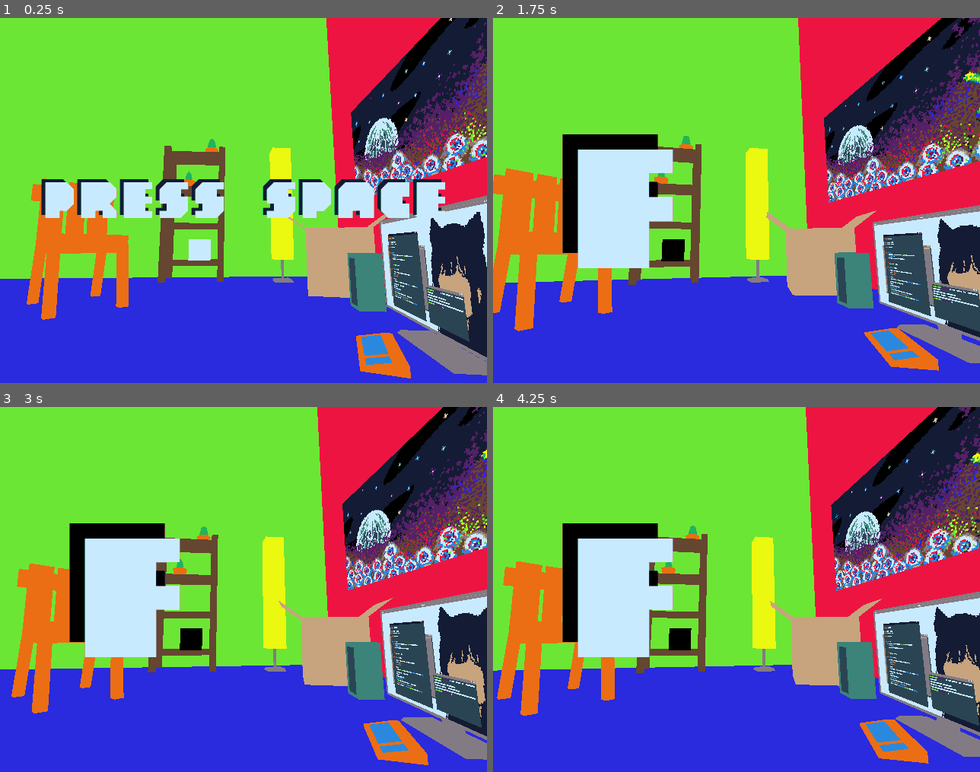
Above: before the commit, frames 1-4 (two rows, left to right).
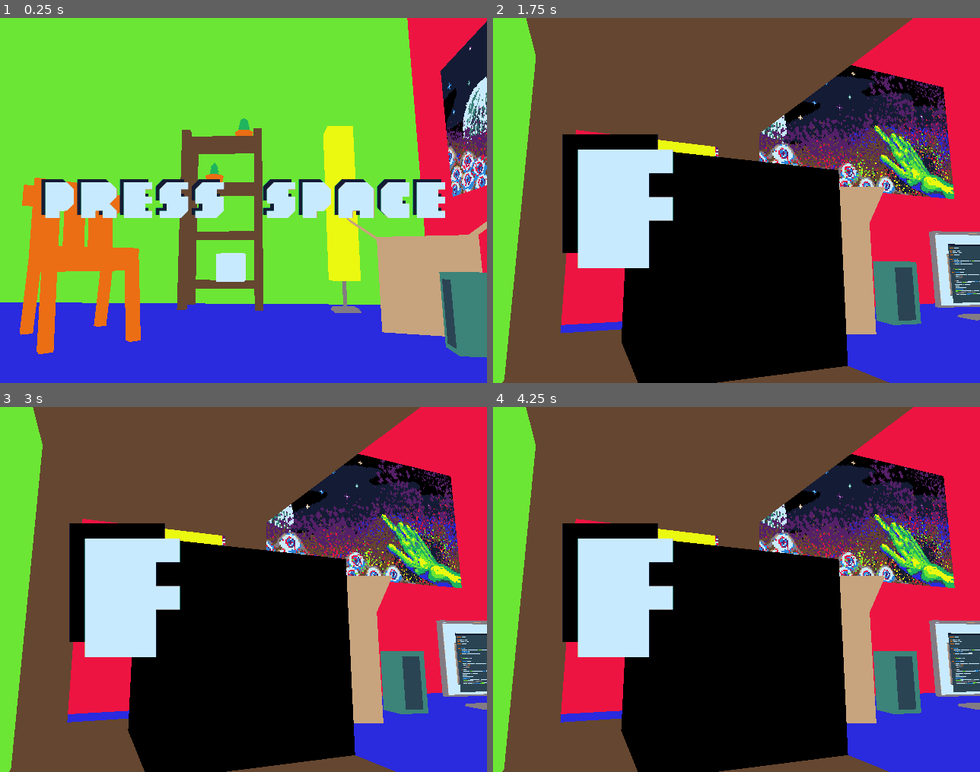
Above: after the commit, the same moments.

Repository: eliseSchultz/rhythm-cube
Game: Godot game, scene res://scenes/Global.tscn
The game is run twice, just before and just after one commit, with the same random seed, the same clock (stepped at 60 frames per second) and the same inputs. Sound files missing from this copy of the repository are replaced by a short silence.
Inputs (mouse positions are in pixels of both pictures, inside the frame that each line leads up to):
- Up to frame 1 (0.25 s): no input
- Up to frame 2 (1.75 s): tap Space at 0.5 s; move the mouse to (843, 182) at 0.52 s; hold Right (RIGHT_HIT) 0.53-1.28 s; tap Enter (ui_accept) at 0.6, 0.77, 1.07, 1.35, 1.52 s; click (843, 182) at 0.67 s; move the mouse to (639, 218) at 1.27 s; hold Left (LEFT_HIT) from 1.28 s (still down)
- Up to frame 3 (3 s): tap Enter (ui_accept) at 1.82, 2.1, 2.75, 2.85 s; move the mouse to (292, 509) at 2.02 s; release Left (LEFT_HIT) at 2.03 s; hold Right (RIGHT_HIT) from 2.03 s (still down); move the mouse to (219, 662) at 2.77 s; click (219, 662) at 2.92 s
- Up to frame 4 (4.25 s): tap Enter (ui_accept) at 3.02, 3.32, 3.6, 3.77, 4.07 s; move the mouse to (882, 644) at 3.52 s; release Right (RIGHT_HIT) at 3.53 s; hold Left (LEFT_HIT) from 3.53 s (still down)

The runs differ from the first frame. In frame 1, 39% of the frame differs, in the area x 0-100%, y 0-99%; in frame 2, 81%, in the area x 0-100%, y 0-100%; in frame 3, 81%; in frame 4, 81%.

Commit message:
camera work and fixed a bug where a missed note would count twice too quickly

Diff:
--- a/scenes/Global.tscn
+++ b/scenes/Global.tscn
@@ -26,6 +26,7 @@
 
 [node name="Camera" parent="Viewport/MainMenu/MainMenuVP" index="1"]
 transform = Transform( 0.0691297, 0.16388, 0.984055, 7.1806e-09, 0.986415, -0.164273, -0.997608, 0.0113561, 0.0681905, -1.99891, 1.33994, -3.71332 )
+fov = 53.0
 
 [node name="MainMenuVP" parent="Viewport/MainMenu" instance=ExtResource( 2 )]
 
--- a/scenes/MainMenuVP.tscn
+++ b/scenes/MainMenuVP.tscn
@@ -147,6 +147,374 @@
 "points": PoolRealArray( 4.17084e-07, -0.25, 0, 0.25, 0 ),
 "times": PoolRealArray( 0 )
 }
+tracks/6/type = "bezier"
+tracks/6/path = NodePath(".:fov")
+tracks/6/interp = 1
+tracks/6/loop_wrap = true
+tracks/6/imported = false
+tracks/6/enabled = true
+tracks/6/keys = {
+"points": PoolRealArray( 53, -0.25, 0, 0.25, 0 ),
+"times": PoolRealArray( 0 )
+}
+
+[sub_resource type="Animation" id=48]
+resource_name = "beginning_angle"
+length = 2.0
+loop = true
+tracks/0/type = "bezier"
+tracks/0/path = NodePath(".:translation:x")
+tracks/0/interp = 1
+tracks/0/loop_wrap = true
+tracks/0/imported = false
+tracks/0/enabled = true
+tracks/0/keys = {
+"points": PoolRealArray( -4.91059, -0.25, 0, 0.25, 0 ),
+"times": PoolRealArray( 0 )
+}
+tracks/1/type = "bezier"
+tracks/1/path = NodePath(".:translation:y")
+tracks/1/interp = 1
+tracks/1/loop_wrap = true
+tracks/1/imported = false
+tracks/1/enabled = true
+tracks/1/keys = {
+"points": PoolRealArray( 1.29995, -0.25, 0, 0.25, 0 ),
+"times": PoolRealArray( 0 )
+}
+tracks/2/type = "bezier"
+tracks/2/path = NodePath(".:translation:z")
+tracks/2/interp = 1
+tracks/2/loop_wrap = true
+tracks/2/imported = false
+tracks/2/enabled = true
+tracks/2/keys = {
+"points": PoolRealArray( -3.1519, -0.25, 0, 0.25, 0 ),
+"times": PoolRealArray( 0 )
+}
+tracks/3/type = "bezier"
+tracks/3/path = NodePath(".:rotation_degrees:x")
+tracks/3/interp = 1
+tracks/3/loop_wrap = true
+tracks/3/imported = false
+tracks/3/enabled = true
+tracks/3/keys = {
+"points": PoolRealArray( 9.455, -0.25, 0, 0.25, 0 ),
+"times": PoolRealArray( 0 )
+}
+tracks/4/type = "bezier"
+tracks/4/path = NodePath(".:rotation_degrees:y")
+tracks/4/interp = 1
+tracks/4/loop_wrap = true
+tracks/4/imported = false
+tracks/4/enabled = true
+tracks/4/keys = {
+"points": PoolRealArray( -41.209, -0.25, 0, 0.25, 0 ),
+"times": PoolRealArray( 0 )
+}
+tracks/5/type = "bezier"
+tracks/5/path = NodePath(".:rotation_degrees:z")
+tracks/5/interp = 1
+tracks/5/loop_wrap = true
+tracks/5/imported = false
+tracks/5/enabled = true
+tracks/5/keys = {
+"points": PoolRealArray( 4.17084e-07, -0.25, 0, 0.25, 0 ),
+"times": PoolRealArray( 0 )
+}
+tracks/6/type = "bezier"
+tracks/6/path = NodePath(".:fov")
+tracks/6/interp = 1
+tracks/6/loop_wrap = true
+tracks/6/imported = false
+tracks/6/enabled = true
+tracks/6/keys = {
+"points": PoolRealArray( 53, -0.25, 0, 0.25, 0, 60, -0.25, 0, 0.25, 0, 53, -0.25, 0, 0.25, 0 ),
+"times": PoolRealArray( 0, 1, 2 )
+}
+
+[sub_resource type="Animation" id=47]
+resource_name = "start_anim"
+length = 8.0
+loop = true
+tracks/0/type = "bezier"
+tracks/0/path = NodePath(".:rotation_degrees:x")
+tracks/0/interp = 1
+tracks/0/loop_wrap = true
+tracks/0/imported = false
+tracks/0/enabled = true
+tracks/0/keys = {
+"points": PoolRealArray( 9.455, -0.25, 0, 0.25, 0, 9.455, -0.25, 0, 0.25, 0, 9.455, -0.25, 0, 0.25, 0 ),
+"times": PoolRealArray( 0, 4, 8 )
+}
+tracks/1/type = "bezier"
+tracks/1/path = NodePath(".:rotation_degrees:y")
+tracks/1/interp = 1
+tracks/1/loop_wrap = true
+tracks/1/imported = false
+tracks/1/enabled = true
+tracks/1/keys = {
+"points": PoolRealArray( 94.337, -0.25, 0, 0.25, 0, 67.847, -0.25, 0, 0.25, 0, 94.337, -0.25, 0, 0.25, 0 ),
+"times": PoolRealArray( 0, 4, 8 )
+}
+tracks/2/type = "bezier"
+tracks/2/path = NodePath(".:rotation_degrees:z")
+tracks/2/interp = 1
+tracks/2/loop_wrap = true
+tracks/2/imported = false
+tracks/2/enabled = true
+tracks/2/keys = {
+"points": PoolRealArray( 4.17084e-07, -0.25, 0, 0.25, 0, 4.17084e-07, -0.25, 0, 0.25, 0, 4.17084e-07, -0.25, 0, 0.25, 0 ),
+"times": PoolRealArray( 0, 4, 8 )
+}
+
+[sub_resource type="Animation" id=49]
+resource_name = "New Anim"
+length = 5.0
+loop = true
+tracks/0/type = "bezier"
+tracks/0/path = NodePath(".:translation:x")
+tracks/0/interp = 1
+tracks/0/loop_wrap = true
+tracks/0/imported = false
+tracks/0/enabled = true
+tracks/0/keys = {
+"points": PoolRealArray( -1.99891, -0.25, 0, 0.25, 0, -2.27384, -0.25, 0, 0.25, 0, -3.31964, -0.25, 0, 0.25, 0, -4.11479, -0.25, 0, 0.25, 0, -2.44094, -0.25, 0, 0.25, 0, -1.99891, -0.25, 0, 0.25, 0 ),
+"times": PoolRealArray( 0, 1, 2, 3, 4, 5 )
+}
+tracks/1/type = "bezier"
+tracks/1/path = NodePath(".:translation:y")
+tracks/1/interp = 1
+tracks/1/loop_wrap = true
+tracks/1/imported = false
+tracks/1/enabled = true
+tracks/1/keys = {
+"points": PoolRealArray( 1.33994, -0.25, 0, 0.25, 0, 1.33994, -0.25, 0, 0.25, 0, 1.25606, -0.25, 0, 0.25, 0, 1.1, -0.25, 0, 0.25, 0, 1.98008, -0.25, 0, 0.25, 0, 1.33994, -0.25, 0, 0.25, 0 ),
+"times": PoolRealArray( 0, 1, 2, 3, 4, 5 )
+}
+tracks/2/type = "bezier"
+tracks/2/path = NodePath(".:translation:z")
+tracks/2/interp = 1
+tracks/2/loop_wrap = true
+tracks/2/imported = false
+tracks/2/enabled = true
+tracks/2/keys = {
+"points": PoolRealArray( -3.71332, -0.25, 0, 0.25, 0, -2.72105, -0.25, 0, 0.25, 0, -2.46708, -0.25, 0, 0.25, 0, -3.3725, -0.25, 0, 0.25, 0, -2.68474, -0.25, 0, 0.25, 0, -3.71332, -0.25, 0, 0.25, 0 ),
+"times": PoolRealArray( 0, 1, 2, 3, 4, 5 )
+}
+tracks/3/type = "bezier"
+tracks/3/path = NodePath(".:rotation_degrees:x")
+tracks/3/interp = 1
+tracks/3/loop_wrap = true
+tracks/3/imported = false
+tracks/3/enabled = true
+tracks/3/keys = {
+"points": PoolRealArray( 9.455, -0.25, 0, 0.25, 0, 9.455, -0.25, 0, 0.25, 0, 9.455, -0.25, 0, 0.25, 0, 9.455, -0.25, 0, 0.25, 0, -43.866, -0.25, 0, 0.25, 0, 9.455, -0.25, 0, 0.25, 0 ),
+"times": PoolRealArray( 0, 1, 2, 3, 4, 5 )
+}
+tracks/4/type = "bezier"
+tracks/4/path = NodePath(".:rotation_degrees:y")
+tracks/4/interp = 1
+tracks/4/loop_wrap = true
+tracks/4/imported = false
+tracks/4/enabled = true
+tracks/4/keys = {
+"points": PoolRealArray( 86.036, -0.25, 0, 0.25, 0, 48.295, -0.25, 0, 0.25, 0, 40.999, -0.25, 0, 0.25, 0, -15.997, -0.25, 0, 0.25, 0, 39.788, -0.25, 0, 0.25, 0, 86.036, -0.25, 0, 0.25, 0 ),
+"times": PoolRealArray( 0, 1, 2, 3, 4, 5 )
+}
+tracks/5/type = "bezier"
+tracks/5/path = NodePath(".:rotation_degrees:z")
+tracks/5/interp = 1
+tracks/5/loop_wrap = true
+tracks/5/imported = false
+tracks/5/enabled = true
+tracks/5/keys = {
+"points": PoolRealArray( 4.17084e-07, -0.25, 0, 0.25, 0, 4.17084e-07, -0.25, 0, 0.25, 0, 4.17084e-07, -0.25, 0, 0.25, 0, 4.17084e-07, -0.25, 0, 0.25, 0, 0, -0.25, 0, 0.25, 0, 4.17084e-07, -0.25, 0, 0.25, 0 ),
+"times": PoolRealArray( 0, 1, 2, 3, 4, 5 )
+}
+
+[sub_resource type="Animation" id=50]
+length = 0.001
+tracks/0/type = "bezier"
+tracks/0/path = NodePath(".:translation:x")
+tracks/0/interp = 1
+tracks/0/loop_wrap = true
+tracks/0/imported = false
+tracks/0/enabled = true
+tracks/0/keys = {
+"points": PoolRealArray( -1.99891, -0.25, 0, 0.25, 0 ),
+"times": PoolRealArray( 0 )
+}
+tracks/1/type = "bezier"
+tracks/1/path = NodePath(".:translation:y")
+tracks/1/interp = 1
+tracks/1/loop_wrap = true
+tracks/1/imported = false
+tracks/1/enabled = true
+tracks/1/keys = {
+"points": PoolRealArray( 1.33994, -0.25, 0, 0.25, 0 ),
+"times": PoolRealArray( 0 )
+}
+tracks/2/type = "bezier"
+tracks/2/path = NodePath(".:translation:z")
+tracks/2/interp = 1
+tracks/2/loop_wrap = true
+tracks/2/imported = false
+tracks/2/enabled = true
+tracks/2/keys = {
+"points": PoolRealArray( -3.71332, -0.25, 0, 0.25, 0 ),
+"times": PoolRealArray( 0 )
+}
+tracks/3/type = "bezier"
+tracks/3/path = NodePath(".:rotation_degrees:x")
+tracks/3/interp = 1
+tracks/3/loop_wrap = true
+tracks/3/imported = false
+tracks/3/enabled = true
+tracks/3/keys = {
+"points": PoolRealArray( 9.455, -0.25, 0, 0.25, 0 ),
+"times": PoolRealArray( 0 )
+}
+tracks/4/type = "bezier"
+tracks/4/path = NodePath(".:rotation_degrees:y")
+tracks/4/interp = 1
+tracks/4/loop_wrap = true
+tracks/4/imported = false
+tracks/4/enabled = true
+tracks/4/keys = {
+"points": PoolRealArray( 86.036, -0.25, 0, 0.25, 0 ),
+"times": PoolRealArray( 0 )
+}
+tracks/5/type = "bezier"
+tracks/5/path = NodePath(".:rotation_degrees:z")
+tracks/5/interp = 1
+tracks/5/loop_wrap = true
+tracks/5/imported = false
+tracks/5/enabled = true
+tracks/5/keys = {
+"points": PoolRealArray( 4.17084e-07, -0.25, 0, 0.25, 0 ),
+"times": PoolRealArray( 0 )
+}
+tracks/6/type = "bezier"
+tracks/6/path = NodePath(".:fov")
+tracks/6/interp = 1
+tracks/6/loop_wrap = true
+tracks/6/imported = false
+tracks/6/enabled = true
+tracks/6/keys = {
+"points": PoolRealArray( 53, -0.25, 0, 0.25, 0 ),
+"times": PoolRealArray( 0 )
+}
+
+[sub_resource type="Animation" id=51]
+resource_name = "beginning_angle"
+length = 2.0
+loop = true
+tracks/0/type = "bezier"
+tracks/0/path = NodePath(".:translation:x")
+tracks/0/interp = 1
+tracks/0/loop_wrap = true
+tracks/0/imported = false
+tracks/0/enabled = true
+tracks/0/keys = {
+"points": PoolRealArray( -4.88693, -0.25, 0, 0.25, 0 ),
+"times": PoolRealArray( 0 )
+}
+tracks/1/type = "bezier"
+tracks/1/path = NodePath(".:translation:y")
+tracks/1/interp = 1
+tracks/1/loop_wrap = true
+tracks/1/imported = false
+tracks/1/enabled = true
+tracks/1/keys = {
+"points": PoolRealArray( 1.29995, -0.25, 0, 0.25, 0 ),
+"times": PoolRealArray( 0 )
+}
+tracks/2/type = "bezier"
+tracks/2/path = NodePath(".:translation:z")
+tracks/2/interp = 1
+tracks/2/loop_wrap = true
+tracks/2/imported = false
+tracks/2/enabled = true
+tracks/2/keys = {
+"points": PoolRealArray( -3.05767, -0.25, 0, 0.25, 0 ),
+"times": PoolRealArray( 0 )
+}
+tracks/3/type = "bezier"
+tracks/3/path = NodePath(".:rotation_degrees:x")
+tracks/3/interp = 1
+tracks/3/loop_wrap = true
+tracks/3/imported = false
+tracks/3/enabled = true
+tracks/3/keys = {
+"points": PoolRealArray( 9.455, -0.25, 0, 0.25, 0 ),
+"times": PoolRealArray( 0 )
+}
+tracks/4/type = "bezier"
+tracks/4/path = NodePath(".:rotation_degrees:y")
+tracks/4/interp = 1
+tracks/4/loop_wrap = true
+tracks/4/imported = false
+tracks/4/enabled = true
+tracks/4/keys = {
+"points": PoolRealArray( -21.747, -0.25, 0, 0.25, 0 ),
+"times": PoolRealArray( 0 )
+}
+tracks/5/type = "bezier"
+tracks/5/path = NodePath(".:rotation_degrees:z")
+tracks/5/interp = 1
+tracks/5/loop_wrap = true
+tracks/5/imported = false
+tracks/5/enabled = true
+tracks/5/keys = {
+"points": PoolRealArray( 4.17084e-07, -0.25, 0, 0.25, 0 ),
+"times": PoolRealArray( 0 )
+}
+tracks/6/type = "bezier"
+tracks/6/path = NodePath(".:fov")
+tracks/6/interp = 1
+tracks/6/loop_wrap = true
+tracks/6/imported = false
+tracks/6/enabled = true
+tracks/6/keys = {
+"points": PoolRealArray( 53, -0.25, 0, 0.25, 0, 60, -0.25, 0, 0.25, 0, 53, -0.25, 0, 0.25, 0 ),
+"times": PoolRealArray( 0, 1, 2 )
+}
+
+[sub_resource type="Animation" id=52]
+resource_name = "start_anim"
+length = 8.0
+loop = true
+tracks/0/type = "bezier"
+tracks/0/path = NodePath(".:rotation_degrees:x")
+tracks/0/interp = 1
+tracks/0/loop_wrap = true
+tracks/0/imported = false
+tracks/0/enabled = true
+tracks/0/keys = {
+"points": PoolRealArray( 9.455, -0.25, 0, 0.25, 0, 9.455, -0.25, 0, 0.25, 0, 9.455, -0.25, 0, 0.25, 0 ),
+"times": PoolRealArray( 0, 4, 8 )
+}
+tracks/1/type = "bezier"
+tracks/1/path = NodePath(".:rotation_degrees:y")
+tracks/1/interp = 1
+tracks/1/loop_wrap = true
+tracks/1/imported = false
+tracks/1/enabled = true
+tracks/1/keys = {
+"points": PoolRealArray( 94.337, -0.25, 0, 0.25, 0, 67.847, -0.25, 0, 0.25, 0, 94.337, -0.25, 0, 0.25, 0 ),
+"times": PoolRealArray( 0, 4, 8 )
+}
+tracks/2/type = "bezier"
+tracks/2/path = NodePath(".:rotation_degrees:z")
+tracks/2/interp = 1
+tracks/2/loop_wrap = true
+tracks/2/imported = false
+tracks/2/enabled = true
+tracks/2/keys = {
+"points": PoolRealArray( 4.17084e-07, -0.25, 0, 0.25, 0, 4.17084e-07, -0.25, 0, 0.25, 0, 4.17084e-07, -0.25, 0, 0.25, 0 ),
+"times": PoolRealArray( 0, 4, 8 )
+}
 
 [sub_resource type="SpatialMaterial" id=6]
 albedo_color = Color( 0.92549, 0.435294, 0.0823529, 1 )
@@ -268,14 +636,27 @@
 [node name="Camera" type="Camera" parent="."]
 transform = Transform( 0.0691297, 0.16388, 0.984055, 7.1806e-09, 0.986415, -0.164273, -0.997608, 0.0113561, 0.0681905, -1.99891, 1.33994, -3.71332 )
 current = true
-fov = 68.0
+fov = 53.0
 
 [node name="AnimationPlayer" type="AnimationPlayer" parent="Camera"]
 "anims/New Anim" = SubResource( 43 )
 anims/RESET = SubResource( 44 )
+anims/beginning_angle = SubResource( 48 )
+anims/start_anim = SubResource( 47 )
+
+[node name="Camera4" type="Camera" parent="."]
+transform = Transform( 0.0691297, 0.16388, 0.984055, 7.1806e-09, 0.986415, -0.164273, -0.997608, 0.0113561, 0.0681905, -1.99891, 1.33994, -3.71332 )
+current = true
+fov = 53.0
+
+[node name="AnimationPlayer" type="AnimationPlayer" parent="Camera4"]
+"anims/New Anim" = SubResource( 49 )
+anims/RESET = SubResource( 50 )
+anims/beginning_angle = SubResource( 51 )
+anims/start_anim = SubResource( 52 )
 
 [node name="Camera2" type="Camera" parent="."]
-transform = Transform( 1, 2.98023e-08, -1.19209e-07, -2.98023e-08, 1, 0, 1.19209e-07, 3.55271e-15, 1, -3.409, 1.882, -3.219 )
+transform = Transform( 1, 2.98023e-08, -1.19209e-07, -2.98023e-08, 1, -7.83505e-21, 1.19209e-07, 3.55271e-15, 1, -3.409, 1.882, -3.219 )
 fov = 50.0
 
 [node name="blue_chair" type="MeshInstance" parent="."]
@@ -459,7 +840,7 @@
 shape = SubResource( 41 )
 
 [node name="Camera3" type="Camera" parent="."]
-transform = Transform( 0.700598, -0.713556, -3.11905e-08, 0, -4.37114e-08, 1, -0.713556, -0.700598, -3.06241e-08, -3.71607, 2.46927, -3.69564 )
+transform = Transform( 0.722774, -0.373605, 0.581392, 0, 0.841275, 0.540607, -0.691084, -0.390737, 0.608052, -2.56733, 1.53432, -2.95592 )
 fov = 100.0
 
 [connection signal="input_event" from="SodaCan" to="." method="_on_SodaCan_input_event"]
--- a/scripts/MainMenu.gd
+++ b/scripts/MainMenu.gd
@@ -96,7 +96,7 @@
 		$F.modulate = Color("6de735")
 	else:
 		$F.modulate = Color("c9ebff")
-	if(!hit_last && song_position_in_notes == hitPlacement + 1):
+	if(!hit_last && !missed_last && song_position_in_notes == hitPlacement + 1):
 		if($MissSound.playing):
 			$MissSound.stop()
 		$MissSound.play()
--- a/scripts/MainMenuVP.gd
+++ b/scripts/MainMenuVP.gd
@@ -19,6 +19,7 @@
 func _ready():
 	randomize()
 	$Camera.make_current()
+	$Camera/AnimationPlayer.play("start_anim")
 	cubeMaterial = $cube.get_surface_material(0)
 
 
@@ -35,8 +36,10 @@
 
 func start_playing():
 	before_start = false
-	$Camera/AnimationPlayer.play("New Anim")
+	$Camera4/AnimationPlayer.play("beginning_angle")
+	$Camera4/AnimationPlayer.playback_speed = 0.3
 	$Camera/AnimationPlayer.playback_speed = 0.3
+	$Camera4.make_current()
 
 func camera_pulse(song_position_in_beats, song_position_in_notes):
 	if(song_position_in_notes % 8 == 0):
@@ -69,11 +72,12 @@
 		#camera_pulse(song_position_in_beats, song_position_in_notes)
 	if(song_position_in_notes % 4 == 0):
 		cubeMaterial.albedo_color = Color(colors[song_position_in_notes % 16])
-	if(song_position_in_notes % 16 == 0 && !is_end_camera):
+	if(song_position_in_notes % 16 == 0 && !is_end_camera && song_position_in_notes > 8):
 		if($Camera.current):
 			$Camera3.make_current()
 		else:
 			$Camera.make_current()
+			$Camera/AnimationPlayer.play("New Anim")
 	if(song_position_in_notes == 302):
 		move_camera2 = false
 
Not shown: 1 places in scenes/MainMenuVP.tscn that only renumber resources
